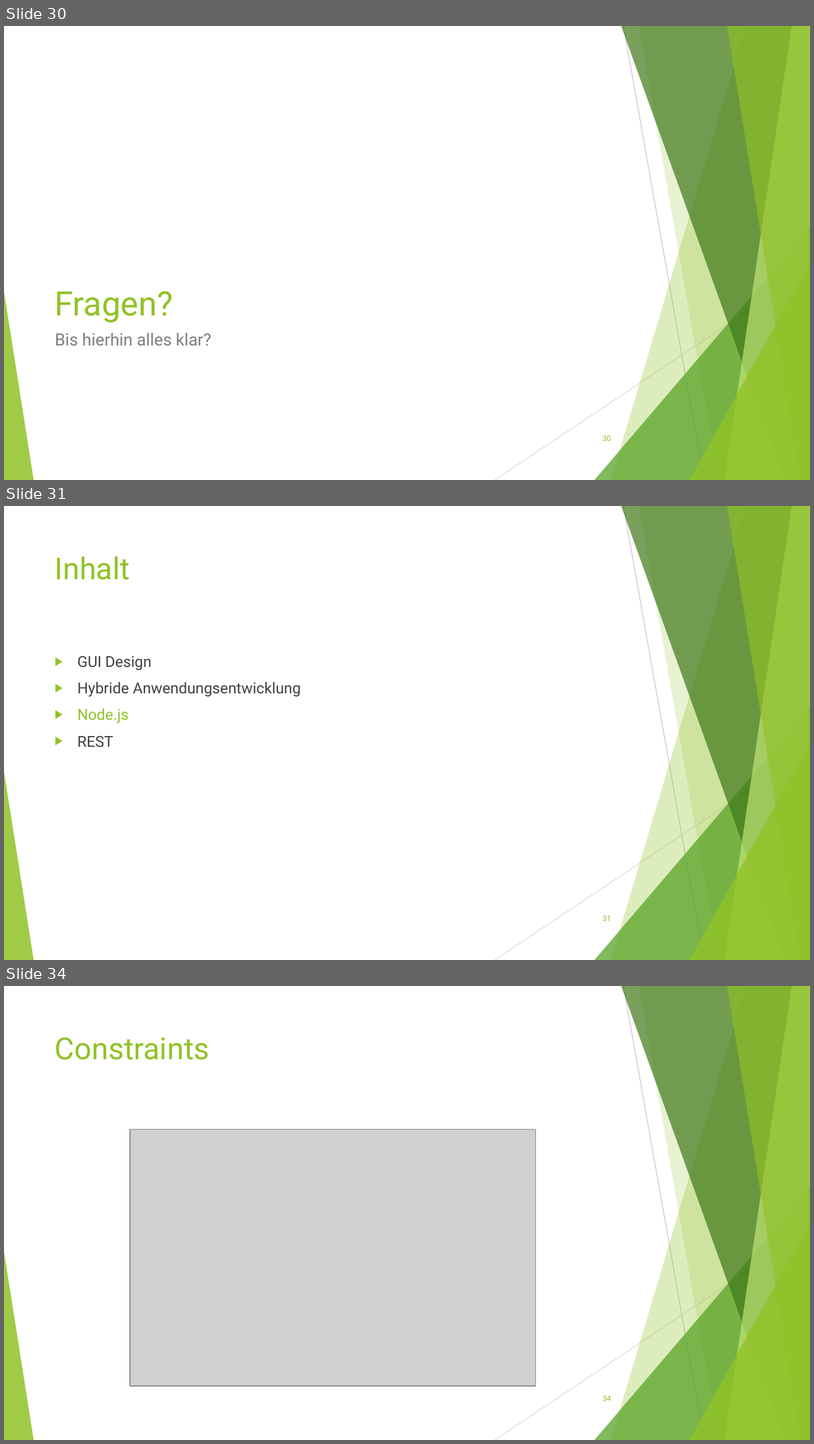
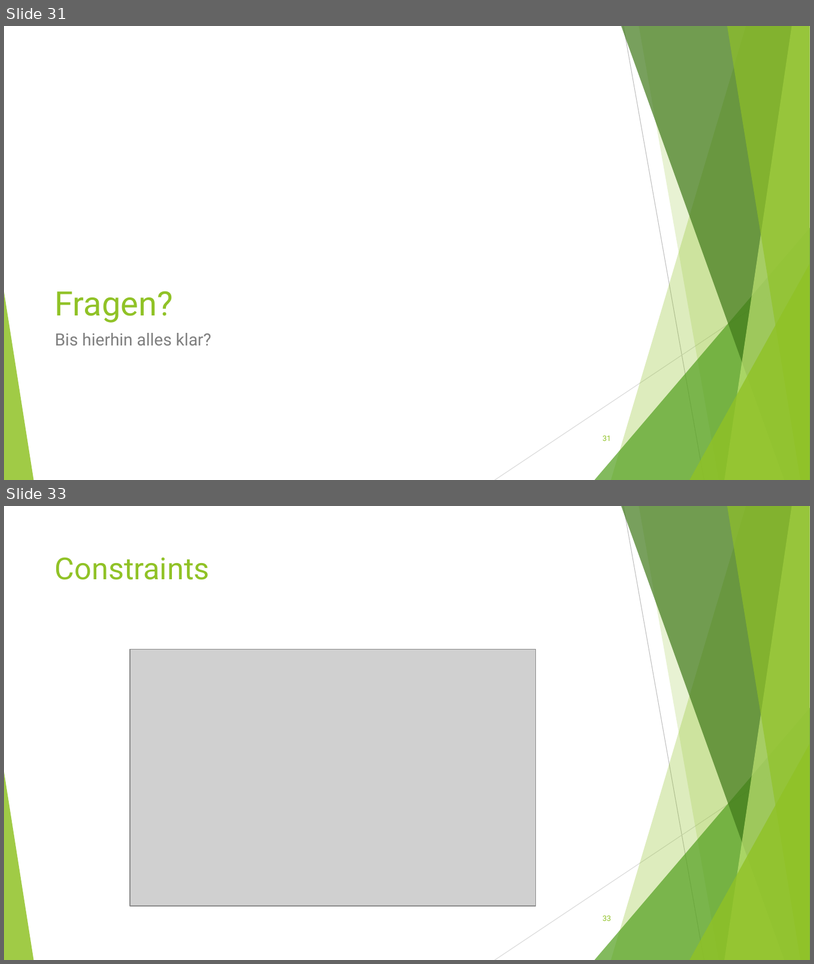
Before and after one commit to Ufo391/KSWE_DOKU, a slide deck: Vortrag/Mobile Anwendungsentwicklung.ppt. Shown one above the other, each under a label of ours: slides 30, 31 and 34 before the commit, slides 31 and 33 after it; the slides between them are not shown. The pictures are 814x1444 and 814x964 pixels, drawn with LibreOffice and Linux fonts; fonts in the diff are those of the drawing; grey boxes stand for pictures. Boxes give left, top, right and bottom in pixels: in the first picture for what was removed or moved away, otherwise in the second. Text is boxed around its words. In the diff, an @@ line names an element or a change of style, - is before the commit and + after.

```diff
--- a/Vortrag/Mobile Anwendungsentwicklung.ppt
+++ b/Vortrag/Mobile Anwendungsentwicklung.ppt
@@ slide 31 removed at bbox=[4, 506, 810, 960], background #FFFFFF; not listed: 10 template elements that a slide beside it also shows @@
@@ title removed at bbox=[55, 556, 130, 580] @@
-Inhalt
@@ text removed at bbox=[77, 656, 301, 747] @@
-▶ GUI Design
-▶ Hybride Anwendungsentwicklung
-▶ Node.js
-▶ REST
@@ page number removed at bbox=[603, 915, 611, 921] @@
-31
@@ what was slide 30 is now slide 31 @@
@@ page number at bbox=[603, 435, 611, 441]: text changed @@
-30
+31
@@ what was slide 34 is now slide 33 @@
@@ page number at bbox=[603, 915, 611, 921]: text changed @@
-34
+33
```
Also in this commit, not shown: 10 slides changed, 1 slide added, 1 other slide removed, 1 other file.
